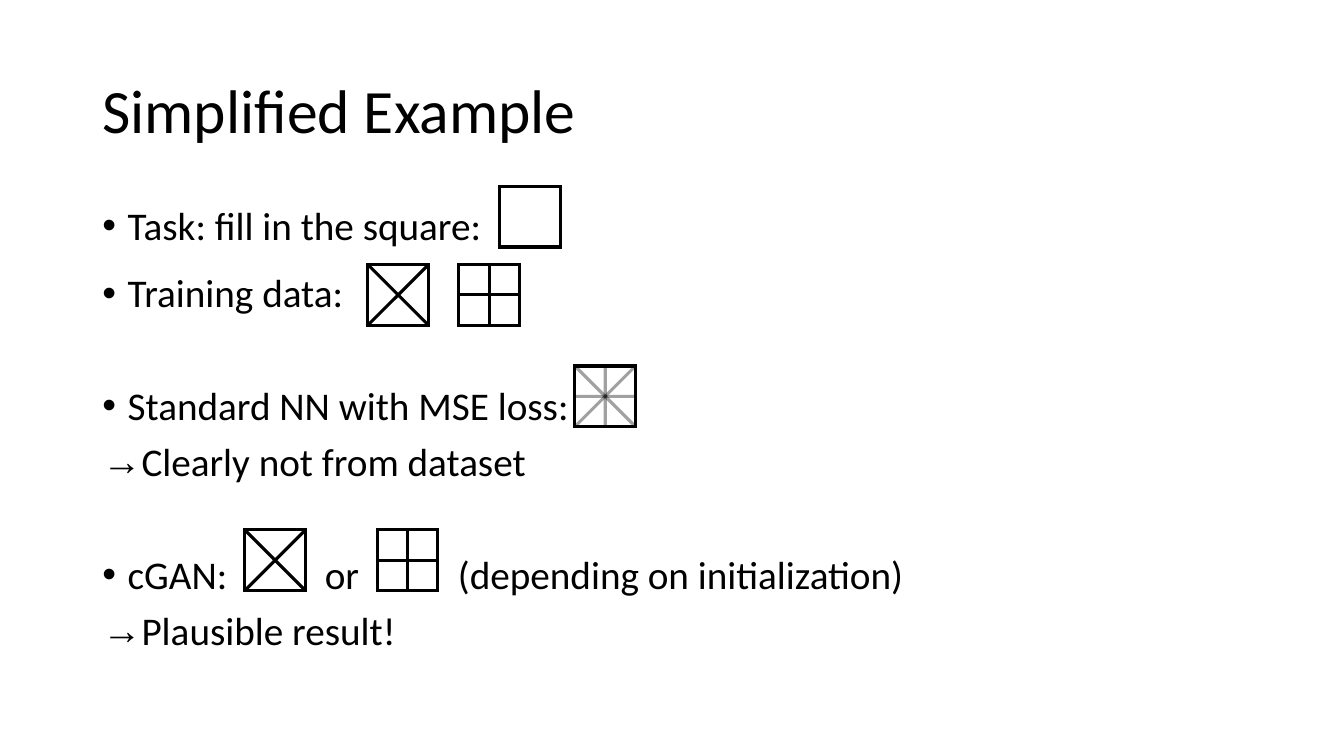
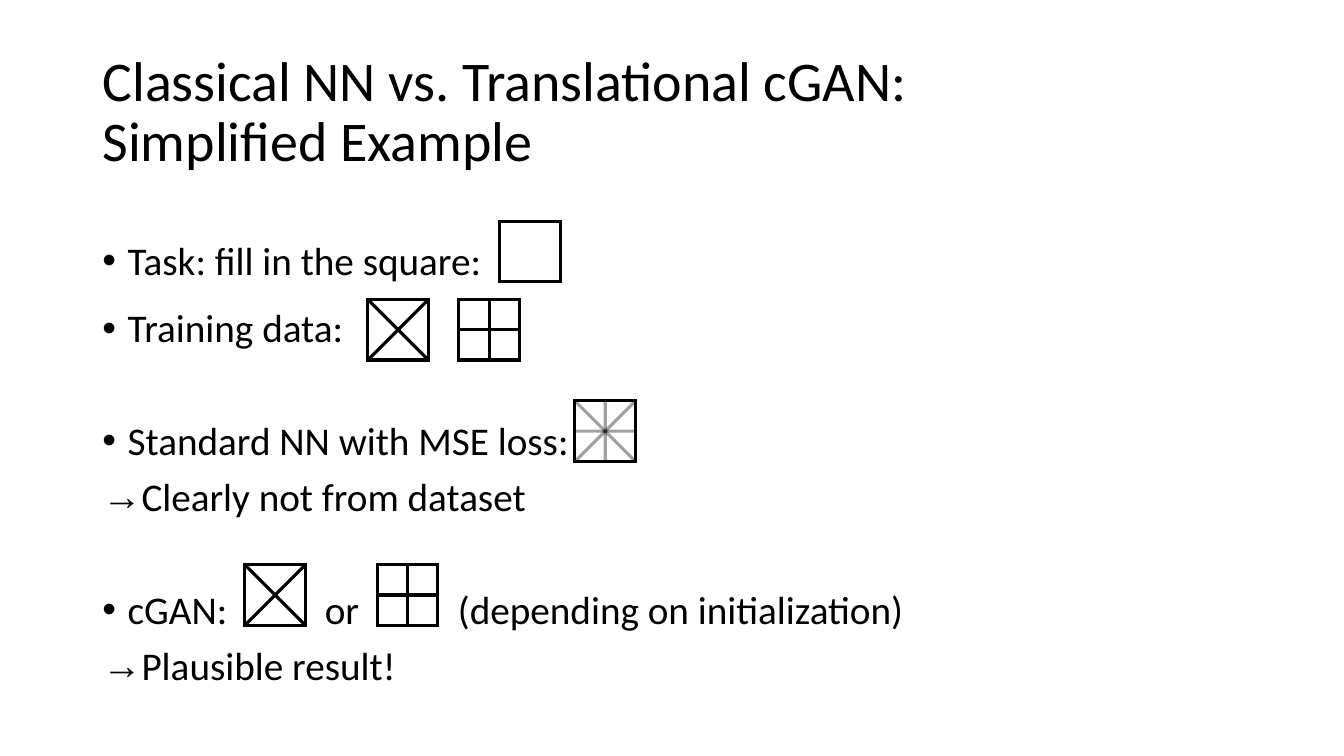
Before and after one commit to mirkokemna/Thesis, a slide deck: slide 8 of cGAN4FluidFlow.pptx (slide 7 before the commit). Drawn at 1344x756 pixels with LibreOffice and Linux fonts; fonts in the diff are those of the drawing. Boxes give left, top, right and bottom in pixels: in the first picture for what was removed or moved away, otherwise in the second. Text is boxed around its words. In the diff, an @@ line names an element or a change of style, - is before the commit and + after.

```diff
--- a/cGAN4FluidFlow.pptx
+++ b/cGAN4FluidFlow.pptx
@@ title at (x1=102, y1=62, x2=906, y2=170): text changed; size 44 to 40 pt @@
-Simplified Example
+Classical NN vs. Translational cGAN:
+Simplified Example
@@ text at (x1=128, y1=247, x2=481, y2=282): less space between paragraphs @@
@@ 12 lines, 7 rectangles, 1 text moved together from (x1=128, y1=187, x2=903, y2=596) to (x1=128, y1=221, x2=903, y2=631) @@
```
Also in this commit, not shown: 6 other slides changed, 1 slide added.
